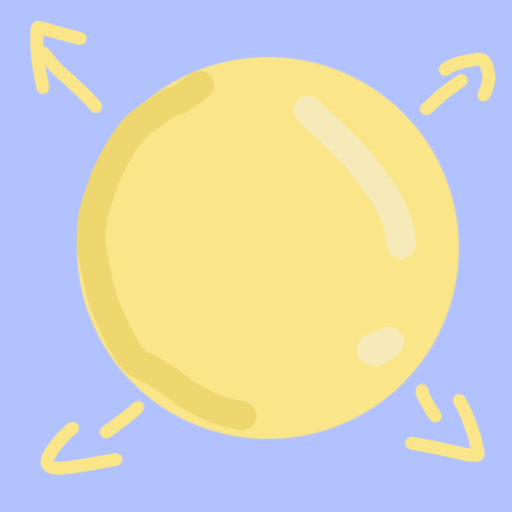
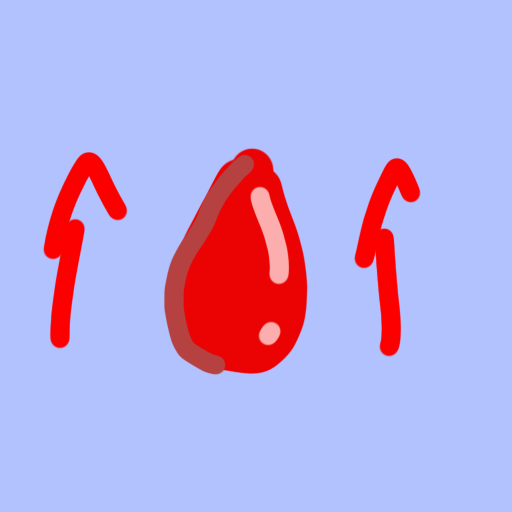
Layers edited between the first and the second 512×512 image:
added layer "伤害提升" above "射速提升" over [42, 147, 422, 376]
renamed "图层 1" to "Bigger", hid it over [29, 20, 496, 476]
